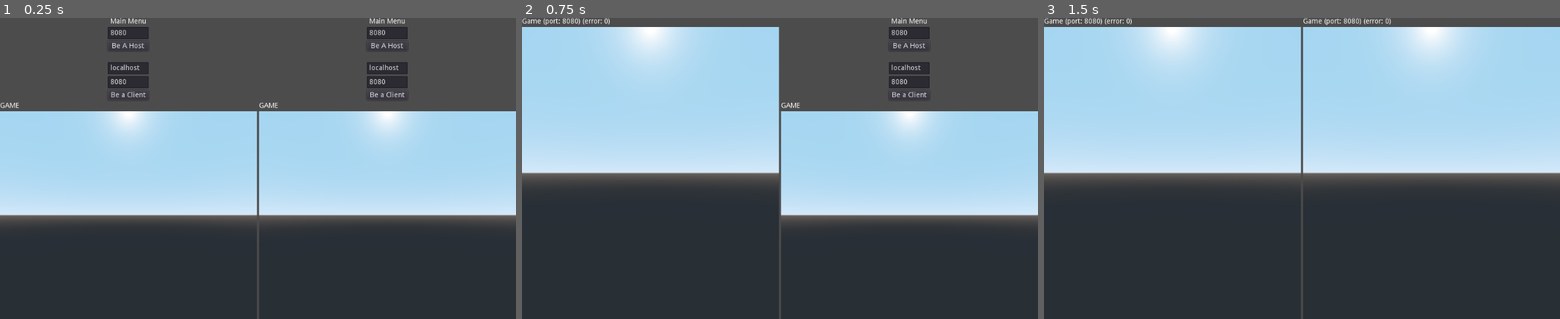
Above: before the commit, frames 1-3 (left to right).
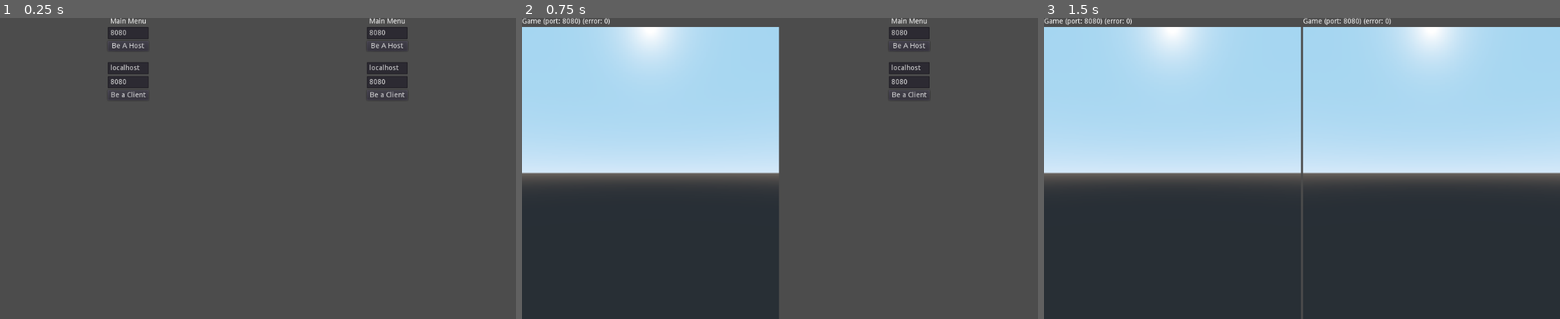
Above: after the commit, the same moments.

Repository: GameAnywhereTechnology/tag
Game: Godot game, scene res://Main.tscn
Same seed, same stepped clock (60 frames per second), same inputs: the game is played once before the commit and once after it.
Inputs:
- Up to frame 1 (0.25 s): no input
- Up to frame 2 (0.75 s): click "Be a Client" at 0.5 s
- Up to frame 3 (1.5 s): click "Be a Client" at 1.25 s

The runs differ from the first frame. In frame 1, 65% of the frame differs, in the area x 0-100%, y 28-100%; in frame 2, 33%; in frame 3, nothing differs.

Commit message:
created a node based pause function

Diff:
--- a/game/common/DevClient.tscn
+++ b/game/common/DevClient.tscn
@@ -96,6 +96,7 @@
 text = "Be a Client"
 
 [node name="Game" type="VBoxContainer" parent="DevClientDisplay/VBoxContainer"]
+visible = false
 margin_top = 168.0
 margin_right = 1024.0
 margin_bottom = 600.0
@@ -121,7 +122,7 @@
 own_world = true
 world = SubResource( 3 )
 handle_input_locally = false
-render_target_update_mode = 3
+render_target_update_mode = 0
 
 [node name="Camera" type="Camera" parent="DevClientDisplay/VBoxContainer/Game/ViewportContainer/Viewport"]
 transform = Transform( 1, 0, 0, 0, 1, 0, 0, 0, 1, 0, 0.425936, 2.37091 )
--- a/game/common/Lobby.gd
+++ b/game/common/Lobby.gd
@@ -89,9 +89,25 @@
 	tempMult.refuse_new_network_connections = false;
 	return;
 
+func freeze_node(node, freeze):
+	node.set_process(!freeze);
+	node.set_physics_process(!freeze);
+	node.set_process_input(!freeze);
+	node.set_process_internal(!freeze);
+	node.set_process_unhandled_input(!freeze);
+	node.set_process_unhandled_key_input(!freeze);
+	return;
+
+func freeze_scene(node, freeze):
+	freeze_node(node, freeze);
+	for c in node.get_children():
+		freeze_scene(c, freeze);
+	return;
+
 
 func preconfigureGame(levelInst):
 #	get_tree().paused = true;
+	self.freeze_scene(self, true);
 
 	levelInst.name = "World";
 
@@ -130,7 +146,8 @@
 remote func post_configure_game():
 	# Only the server is allowed to tell a client to unpause
 	if 1 == self.multiplayer.get_rpc_sender_id():
-		get_tree().paused = false;
+#		get_tree().paused = false;
+		self.freeze_scene(self, false);
 	return;
 
 # Called every frame. 'delta' is the elapsed time since the previous frame.
